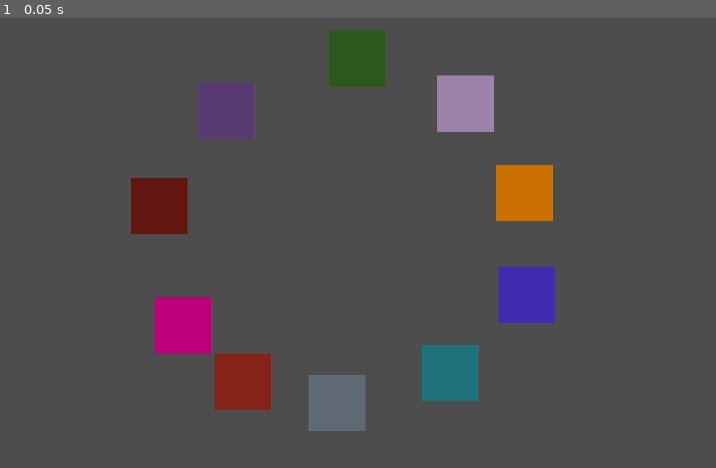
Above: before the commit, frame 1.
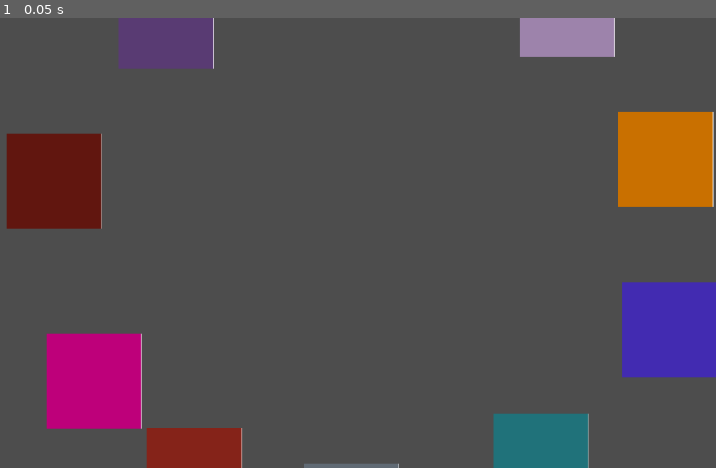
Above: after the commit, the same moment.

Repository: Loupine/multiplayer-board-game
Game: Godot game, scene res://game/game.tscn
The game is run twice, just before and just after one commit, with the same random seed, the same clock (stepped at 60 frames per second) and the same inputs. This scene is started directly instead of the project's main scene.
Inputs:
- Up to frame 1 (0.05 s): no input

The runs differ from the first frame. In frame 1, 27% of the frame differs, in the area x 0-100%, y 0-100%.

Commit message:
Remove player cameras and add a main camera in the game scene

Diff:
--- a/project/game/game.gd
+++ b/project/game/game.gd
@@ -2,7 +2,7 @@
 
 const TOTAL_BOARD_POSITIONS := 10
 
-var current_player_node :Node
+var current_player_node
 var round_number := 1
 var actions: Node
 
@@ -10,6 +10,11 @@
 func _ready():
 	Lobby.player_loaded.rpc_id(1)
 	actions = Actions.new(get_tree(), multiplayer.get_unique_id(), TOTAL_BOARD_POSITIONS, $BoardPositions)
+
+
+func _physics_process(_delta: float):
+	if current_player_node != null:
+		%Camera2D.position = current_player_node.position
 
 
 # Called on clients when a player is reconnecting. Ensures the old player id is
@@ -55,21 +60,20 @@
 # The server starts the next player's turn and notifies all clients whose turn it is
 @rpc("authority", "call_remote", "reliable")
 func _start_player_turn(player_id: int, actions_taken: Array)->void:
-	_set_player_camera(player_id) # Show the player's camera to all clients
+	_find_player_node(player_id)
 	if multiplayer.get_unique_id() == player_id:
 		current_player_node.call("show_controls", actions_taken)
 	else:
 		print("%s's turn started." % Lobby.players.get(player_id)["name"])
 
 
-func _set_player_camera(player_id: int)->void:
+func _find_player_node(player_id: int)->void:
 	# Doing %Players.find_child(str(player_id)) returns null so we loop through
 	# all the players until we find one with a matching name
 	for child in %Players.get_children():
 		if child.name == str(player_id):
 			current_player_node = child # Set the current player node for future reference
 			actions.update_current_player_node(current_player_node)
-			child.call("set_player_camera")
 			break
 
 
--- a/project/game/game.tscn
+++ b/project/game/game.tscn
@@ -160,3 +160,11 @@
 
 [node name="Players" type="Node2D" parent="."]
 unique_name_in_owner = true
+
+[node name="Camera2D" type="Camera2D" parent="."]
+unique_name_in_owner = true
+top_level = true
+position = Vector2(640, 360)
+zoom = Vector2(1.675, 1.675)
+position_smoothing_enabled = true
+position_smoothing_speed = 15.0
--- a/project/player/player.gd
+++ b/project/player/player.gd
@@ -1,10 +1,6 @@
 extends CharacterBody2D
 
 signal rolled_for_movement
-
-
-func set_player_camera()->void:
-	%Camera2D.make_current()
 
 
 func show_controls(actions_taken: Array)->void:
--- a/project/player/player.tscn
+++ b/project/player/player.tscn
@@ -24,11 +24,7 @@
 [node name="Sprite2D" type="Sprite2D" parent="."]
 texture = SubResource("GradientTexture2D_qpln0")
 
-[node name="Camera2D" type="Camera2D" parent="."]
-unique_name_in_owner = true
-zoom = Vector2(2, 2)
-
-[node name="Controls" type="Control" parent="Camera2D"]
+[node name="Controls" type="Control" parent="."]
 unique_name_in_owner = true
 visible = false
 layout_mode = 3
@@ -38,7 +34,7 @@
 offset_right = 320.0
 offset_bottom = 180.0
 
-[node name="VBoxContainer" type="VBoxContainer" parent="Camera2D/Controls"]
+[node name="VBoxContainer" type="VBoxContainer" parent="Controls"]
 layout_mode = 1
 anchors_preset = 15
 anchor_right = 1.0
@@ -47,12 +43,12 @@
 grow_vertical = 2
 alignment = 2
 
-[node name="HBoxContainer" type="HBoxContainer" parent="Camera2D/Controls/VBoxContainer"]
+[node name="HBoxContainer" type="HBoxContainer" parent="Controls/VBoxContainer"]
 custom_minimum_size = Vector2(0, 95.655)
 layout_mode = 2
 alignment = 1
 
-[node name="RollForMovementButton" type="Button" parent="Camera2D/Controls/VBoxContainer/HBoxContainer"]
+[node name="RollForMovementButton" type="Button" parent="Controls/VBoxContainer/HBoxContainer"]
 unique_name_in_owner = true
 custom_minimum_size = Vector2(163.77, 43.69)
 layout_mode = 2
@@ -60,7 +56,7 @@
 size_flags_vertical = 4
 text = "Roll for Movement"
 
-[node name="EndTurnButton" type="Button" parent="Camera2D/Controls/VBoxContainer/HBoxContainer"]
+[node name="EndTurnButton" type="Button" parent="Controls/VBoxContainer/HBoxContainer"]
 unique_name_in_owner = true
 custom_minimum_size = Vector2(163.77, 43.69)
 layout_mode = 2
@@ -68,5 +64,5 @@
 size_flags_vertical = 4
 text = "End Turn"
 
-[connection signal="pressed" from="Camera2D/Controls/VBoxContainer/HBoxContainer/RollForMovementButton" to="." method="_on_roll_for_movement_button_pressed"]
-[connection signal="pressed" from="Camera2D/Controls/VBoxContainer/HBoxContainer/EndTurnButton" to="." method="_on_end_turn_button_pressed"]
+[connection signal="pressed" from="Controls/VBoxContainer/HBoxContainer/RollForMovementButton" to="." method="_on_roll_for_movement_button_pressed"]
+[connection signal="pressed" from="Controls/VBoxContainer/HBoxContainer/EndTurnButton" to="." method="_on_end_turn_button_pressed"]
